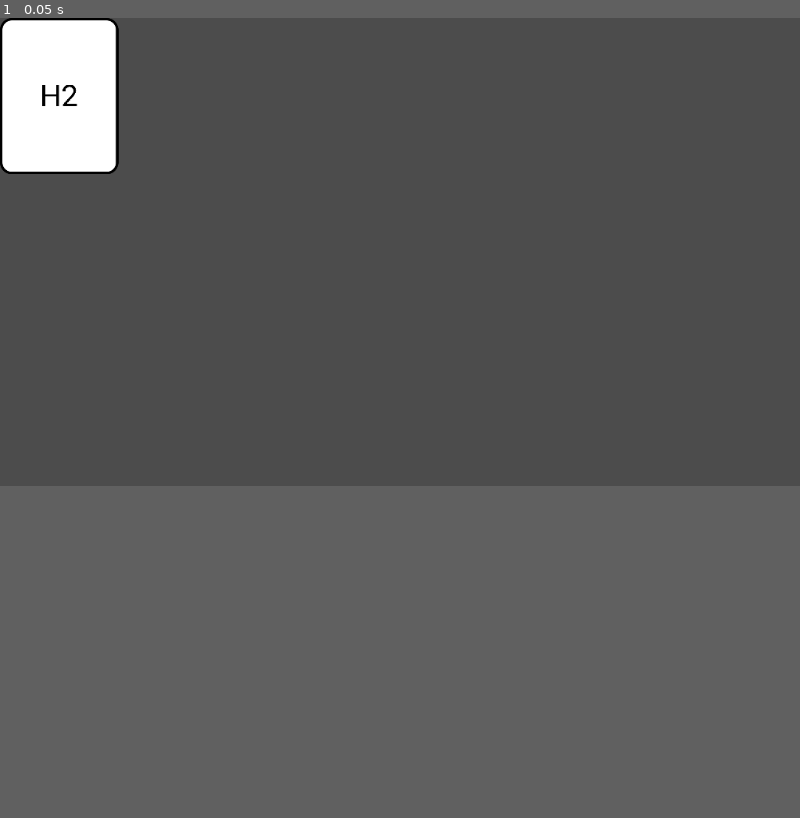
Above: before the commit, frame 1.
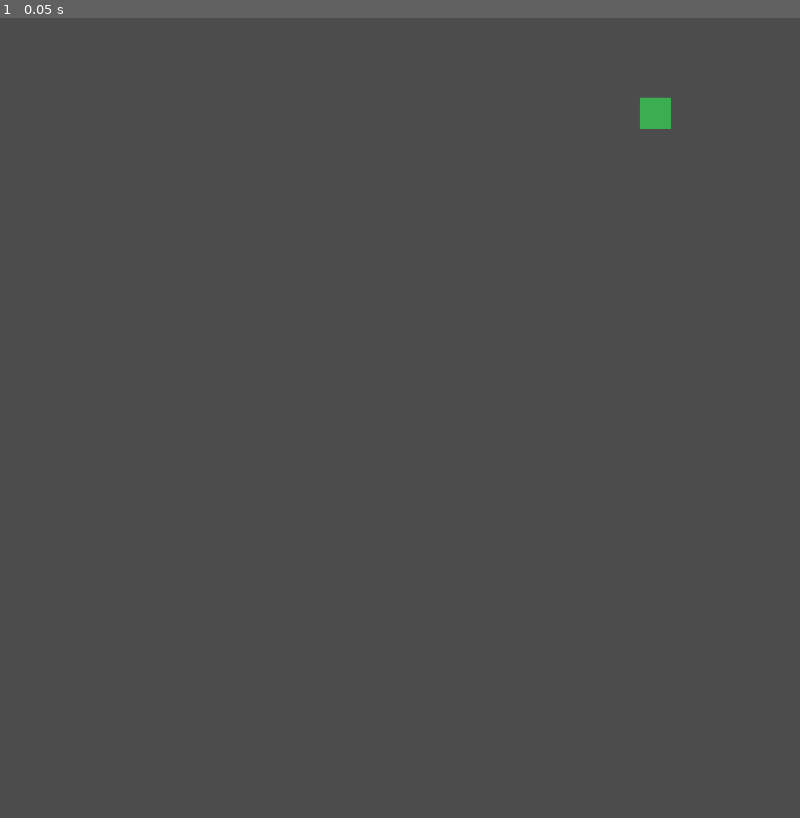
Above: after the commit, the same moment.

Repository: justin-calleja/Blackjack
Game: Godot game, scene res://scenes/game/tmp.tscn
Same seed, same stepped clock (60 frames per second), same inputs: the game is played once before the commit and once after it. Before the commit the project starts from res://scenes/deck/deck.tscn.
Inputs:
- Up to frame 1 (0.05 s): no input
In our replay, the window is 800x468 before the commit and 800x800 after it. These sizes can differ from the game's own. Grey fills any space a smaller window leaves; there, only what the larger window draws over its background counts as a difference.

The runs differ from the first frame. In frame 1, 3.0% of the frame differs, in the area x 0-84%, y 0-20%.

Commit message:
Save work

Diff:
--- /dev/null
+++ b/assets/2_club.svg
@@ -0,0 +1,29 @@
+<?xml version="1.0" encoding="utf-8"?>
+<svg xmlns="http://www.w3.org/2000/svg" xmlns:xlink="http://www.w3.org/1999/xlink">
+    <g id="base">
+        <path style="fill:#fff;stroke:#000;stroke-width:2.5" d="M 0,0C0,3.78 3.09,6.87 6.87,6.87L159.715,6.87C163.485,6.87 166.575,3.78 166.575,0L166.575,-228.4C166.575,-232.18 163.485,-235.27 159.715,-235.27L6.87,-235.27C3.09,-235.27 0,-232.18 0,-228.4L0,0 z"/>
+    </g>
+    <g id="n_2">
+        <text transform="scale(0.56453 1.05741)" font-family="Bitstream Vera Serif" font-weight="bold" font-size="43">
+            2
+        </text>
+    </g>
+    <g id="club">
+        <path d="M3.35,4.66c0-1.81-1.51-3.28-3.38-3.28s-3.38,1.47-3.38,3.28c0,1.81,1.51,3.28,3.38,3.28S3.35,6.47,3.35,4.66z"/>
+        <path d="M7.71-1.55c0-1.81-1.51-3.28-3.38-3.28S0.95-3.36,0.95-1.55c0,1.81,1.51,3.28,3.38,3.28S7.71,0.26,7.71-1.55z"/>
+        <path d="M-0.95-1.57c0-0.66-0.2-1.28-0.55-1.8c-0.6-0.89-1.65-1.48-2.83-1.48c-1.87,0-3.38,1.47-3.38,3.28 	c0,1.81,1.51,3.28,3.38,3.28S-0.95,0.24-0.95-1.57z"/>
+        <path d="M3.94-7.94c-1.67,0-2.55,1.36-3.01,2.72C0.47-3.86,0.43-2.5,0.43-2.5h-0.86c0,0-0.16-5.43-3.5-5.44H3.94z"/>
+        <path d="M-2.32,2.25c1.9-1.9,1.9-4.75,1.9-4.75l0.85-0.01c0,0,0,2.91,1.85,4.76"/>
+        <path d="M-1.94-3.85c1.9,1.9,4.75,1.9,4.75,1.9v0.85c0,0-2.91,0-4.76,1.85"/>
+        <path d="M1.87-3.86c-1.9,1.9-4.75,1.9-4.75,1.9v0.85c0,0,2.91,0,4.76,1.85"/>
+    </g>
+    <g id="2_club">
+        <use xlink:href="#base" x="167.575" y="0"/>
+        <use xlink:href="#n_2" x="171.575" y="-199.117"/>
+        <use xlink:href="#n_2" x="331.15" y="-30.28" transform="rotate(180,331.15,-30.28)"/>
+        <use xlink:href="#club" x="181.225" y="-185.117" transform="rotate(180,181.225,-185.117)"/>
+        <use xlink:href="#club" x="321.5" y="-44.28"/>
+        <use xlink:href="#club" x="104.734" y="-14.599" transform="scale(2.4)"/>
+        <use xlink:href="#club" x="104.734" y="-82.7125" transform="scale(2.4) rotate(180,104.734,-82.7125)"/>
+    </g>
+</svg>
--- /dev/null
+++ b/assets/card.svg
@@ -0,0 +1,9 @@
+<?xml version="1.0" encoding="UTF-8"?>
+<svg width="250px" height="400px" viewBox="0 0 250 400" version="1.1" xmlns="http://www.w3.org/2000/svg" xmlns:xlink="http://www.w3.org/1999/xlink">
+    <!-- Generator: Sketch 56.3 (81716) - https://sketch.com -->
+    <title>Rectangle</title>
+    <desc>Created with Sketch.</desc>
+    <g id="Page-1" stroke="none" stroke-width="1" fill="none" fill-rule="evenodd">
+        <rect id="Rectangle" fill="#FFFFFF" x="0" y="0" width="250" height="400" rx="12"></rect>
+    </g>
+</svg>
--- a/project.godot
+++ b/project.godot
@@ -16,13 +16,17 @@
 [application]
 
 config/name="Blackjack"
-run/main_scene="res://scenes/deck/deck.tscn"
+run/main_scene="res://scenes/game/tmp.tscn"
 config/icon="res://icon.png"
 
 [autoload]
 
 utils="*res://utils.gd"
 
+[display]
+
+window/size/height=1024
+
 [rendering]
 
 environment/default_environment="res://default_env.tres"
--- a/scenes/card/card.tscn
+++ b/scenes/card/card.tscn
@@ -1,16 +1,16 @@
 [gd_scene load_steps=5 format=2]
 
-[ext_resource path="res://assets/card.png" type="Texture" id=1]
+[ext_resource path="res://assets/card.svg" type="Texture" id=1]
 [ext_resource path="res://assets/Roboto-Regular.ttf" type="DynamicFontData" id=2]
 [ext_resource path="res://scenes/card/card.gd" type="Script" id=3]
 
 [sub_resource type="DynamicFont" id=1]
-size = 96
+size = 80
 font_data = ExtResource( 2 )
 
 [node name="Card" type="TextureRect"]
-margin_right = 379.0
-margin_bottom = 501.0
+margin_right = 250.0
+margin_bottom = 400.0
 rect_scale = Vector2( 0.4, 0.4 )
 texture = ExtResource( 1 )
 script = ExtResource( 3 )
--- /dev/null
+++ b/scenes/card/png_card.gd
@@ -0,0 +1,6 @@
+extends TextureRect
+
+
+# Called when the node enters the scene tree for the first time.
+func _ready():
+	pass
--- /dev/null
+++ b/scenes/card/png_card.tscn
@@ -0,0 +1,11 @@
+[gd_scene load_steps=2 format=2]
+
+[ext_resource path="res://scenes/card/png_card.gd" type="Script" id=1]
+
+[node name="PngCard" type="TextureRect"]
+margin_right = 169.0
+margin_bottom = 245.0
+script = ExtResource( 1 )
+__meta__ = {
+"_edit_use_anchors_": false
+}
--- /dev/null
+++ b/scenes/deck/Tool.gd
@@ -0,0 +1,16 @@
+extends Node2D
+
+
+# Declare member variables here. Examples:
+# var a = 2
+# var b = "text"
+
+
+# Called when the node enters the scene tree for the first time.
+func _ready():
+	pass # Replace with function body.
+
+
+# Called every frame. 'delta' is the elapsed time since the previous frame.
+#func _process(delta):
+#	pass
--- a/scenes/deck/deck.gd
+++ b/scenes/deck/deck.gd
@@ -1,19 +1,68 @@
 extends Node2D
 
-var Card = preload("res://scenes/card/card.tscn")
+var CARDS = {
+	"king_diamond": preload("res://assets/cards/king_diamond.png"),
+	"1_club": preload("res://assets/cards/1_club.png"),
+	"1_diamond": preload("res://assets/cards/1_diamond.png"),
+	"1_heart": preload("res://assets/cards/1_heart.png"),
+	"1_spade": preload("res://assets/cards/1_spade.png"),
+	"2_club": preload("res://assets/cards/2_club.png"),
+	"2_diamond": preload("res://assets/cards/2_diamond.png"),
+	"2_heart": preload("res://assets/cards/2_heart.png"),
+	"2_spade": preload("res://assets/cards/2_spade.png"),
+	"3_club": preload("res://assets/cards/3_club.png"),
+	"3_diamond": preload("res://assets/cards/3_diamond.png"),
+	"3_heart": preload("res://assets/cards/3_heart.png"),
+	"3_spade": preload("res://assets/cards/3_spade.png"),
+	"4_club": preload("res://assets/cards/4_club.png"),
+	"4_diamond": preload("res://assets/cards/4_diamond.png"),
+	"4_heart": preload("res://assets/cards/4_heart.png"),
+	"4_spade": preload("res://assets/cards/4_spade.png"),
+	"5_club": preload("res://assets/cards/5_club.png"),
+	"5_diamond": preload("res://assets/cards/5_diamond.png"),
+	"5_heart": preload("res://assets/cards/5_heart.png"),
+	"5_spade": preload("res://assets/cards/5_spade.png"),
+	"6_club": preload("res://assets/cards/6_club.png"),
+	"6_diamond": preload("res://assets/cards/6_diamond.png"),
+	"6_heart": preload("res://assets/cards/6_heart.png"),
+	"6_spade": preload("res://assets/cards/6_spade.png"),
+	"7_club": preload("res://assets/cards/7_club.png"),
+	"7_diamond": preload("res://assets/cards/7_diamond.png"),
+	"7_heart": preload("res://assets/cards/7_heart.png"),
+	"7_spade": preload("res://assets/cards/7_spade.png"),
+	"8_club": preload("res://assets/cards/8_club.png"),
+	"8_diamond": preload("res://assets/cards/8_diamond.png"),
+	"8_heart": preload("res://assets/cards/8_heart.png"),
+	"8_spade": preload("res://assets/cards/8_spade.png"),
+	"9_club": preload("res://assets/cards/9_club.png"),
+	"9_diamond": preload("res://assets/cards/9_diamond.png"),
+	"9_heart": preload("res://assets/cards/9_heart.png"),
+	"9_spade": preload("res://assets/cards/9_spade.png"),
+	"10_club": preload("res://assets/cards/10_club.png"),
+	"10_diamond": preload("res://assets/cards/10_diamond.png"),
+	"10_heart": preload("res://assets/cards/10_heart.png"),
+	"10_spade": preload("res://assets/cards/10_spade.png"),
+	"back": preload("res://assets/cards/back.png"),
+	"jack_club": preload("res://assets/cards/jack_club.png"),
+	"jack_diamond": preload("res://assets/cards/jack_diamond.png"),
+	"jack_heart": preload("res://assets/cards/jack_heart.png"),
+	"jack_spade": preload("res://assets/cards/jack_spade.png"),
+	"king_club": preload("res://assets/cards/king_club.png"),
+	"king_heart": preload("res://assets/cards/king_heart.png"),
+	"king_spade": preload("res://assets/cards/king_spade.png"),
+	"queen_club": preload("res://assets/cards/queen_club.png"),
+	"queen_diamond": preload("res://assets/cards/queen_diamond.png"),
+	"queen_heart": preload("res://assets/cards/queen_heart.png"),
+	"queen_spade": preload("res://assets/cards/queen_spade.png")
+}
+
+var PngCard: PackedScene = preload("res://scenes/card/png_card.tscn")
 
 
-# Called when the node enters the scene tree for the first time.
 func _ready():
-	var card = utils.add_scene(Card)
-	card.set_text("H2")
-
-
-#func new_card():
-#	var card = Card.instance()
-#	card.set_text("H1")
-#	add_child(card)
-##	self.add_child(card)
+	var card: TextureRect = utils.add_scene(PngCard)
+	card.texture = CARDS["3_spade"]
+#	var card = PngCard.instance()
 
 # Called every frame. 'delta' is the elapsed time since the previous frame.
 #func _process(delta):
--- a/scenes/deck/deck.tscn
+++ b/scenes/deck/deck.tscn
@@ -1,6 +1,7 @@
 [gd_scene load_steps=2 format=2]
 
-[ext_resource path="res://scenes/deck/deck.gd" type="Script" id=1]
+[ext_resource path="res://scenes/deck/old-deck.gd" type="Script" id=1]
+
 
 [node name="Deck" type="Node2D"]
 script = ExtResource( 1 )
--- /dev/null
+++ b/scenes/deck/deck_tool.gd
@@ -0,0 +1,9 @@
+tool
+extends Node
+
+export (PoolVector2Array) var targets = []
+
+func _get_configuration_warning():
+	if targets.size() == 0:
+		return 'Cannot have a deck with no targets to serve cards to.'
+	return ''
--- /dev/null
+++ b/scenes/deck/old-deck.gd
@@ -0,0 +1,20 @@
+extends Node2D
+
+var Card = preload("res://scenes/card/card.tscn")
+
+
+# Called when the node enters the scene tree for the first time.
+func _ready():
+	var card = utils.add_scene(Card)
+	card.set_text("H2")
+
+
+#func new_card():
+#	var card = Card.instance()
+#	card.set_text("H1")
+#	add_child(card)
+##	self.add_child(card)
+
+# Called every frame. 'delta' is the elapsed time since the previous frame.
+#func _process(delta):
+#	pass
--- /dev/null
+++ b/scenes/deck/png_deck.tscn
@@ -0,0 +1,20 @@
+[gd_scene load_steps=3 format=2]
+
+[ext_resource path="res://scenes/deck/deck_tool.gd" type="Script" id=1]
+[ext_resource path="res://scenes/deck/deck.gd" type="Script" id=2]
+
+[node name="Tool" type="Node2D"]
+script = ExtResource( 1 )
+
+[node name="Deck" type="Node2D" parent="."]
+script = ExtResource( 2 )
+
+[node name="ColorRect" type="ColorRect" parent="."]
+margin_right = 40.0
+margin_bottom = 40.0
+color = Color( 0.235294, 0.686275, 0.32549, 1 )
+__meta__ = {
+"_edit_use_anchors_": false
+}
+
+[node name="Tween" type="Tween" parent="."]
--- a/scenes/game/game.gd
+++ b/scenes/game/game.gd
@@ -1,7 +1,7 @@
 extends Node2D
 
 
-onready var card = $Card
+onready var deck = $Deck
 
 
 
--- a/scenes/game/game.tscn
+++ b/scenes/game/game.tscn
@@ -1,9 +1,27 @@
 [gd_scene load_steps=3 format=2]
 
-[ext_resource path="res://scenes/card/card.tscn" type="PackedScene" id=1]
+[ext_resource path="res://scenes/deck/png_deck.tscn" type="PackedScene" id=1]
 [ext_resource path="res://scenes/game/game.gd" type="Script" id=2]
 
-[node name="Game" type="Node2D"]
+[node name="Game" type="Control"]
+anchor_left = 0.5
+anchor_top = 0.5
+anchor_right = 0.5
+anchor_bottom = 0.5
+margin_left = -512.0
+margin_top = -512.0
+margin_right = 512.0
+margin_bottom = 512.0
+size_flags_horizontal = 3
+size_flags_vertical = 3
 script = ExtResource( 2 )
+__meta__ = {
+"_edit_use_anchors_": false
+}
 
-[node name="Card" parent="." instance=ExtResource( 1 )]
+[node name="Deck" parent="." instance=ExtResource( 1 )]
+anchor_right = 0.8
+margin_left = 915.092
+margin_top = 47.7628
+margin_right = 95.8924
+margin_bottom = 47.7628
--- /dev/null
+++ b/scenes/game/tmp.tscn
@@ -0,0 +1,21 @@
+[gd_scene load_steps=2 format=2]
+
+[ext_resource path="res://scenes/deck/png_deck.tscn" type="PackedScene" id=1]
+
+[node name="Control" type="Control"]
+anchor_right = 1.0
+anchor_bottom = 1.0
+__meta__ = {
+"_edit_use_anchors_": false
+}
+
+[node name="Control" type="Control" parent="."]
+anchor_left = 0.8
+anchor_top = 0.1
+anchor_right = 0.8
+anchor_bottom = 0.1
+margin_right = 40.0
+margin_bottom = 40.0
+
+[node name="Deck" parent="Control" instance=ExtResource( 1 )]
+targets = PoolVector2Array( 0, 0 )
Not shown, added: assets/2_club.svg.import
Not shown, added: assets/card.svg.import
Binary file added: assets/cards/10_club.png
Not shown, added: assets/cards/10_club.png.import
Binary file added: assets/cards/10_diamond.png
Not shown, added: assets/cards/10_diamond.png.import
Binary file added: assets/cards/10_heart.png
Not shown, added: assets/cards/10_heart.png.import
Binary file added: assets/cards/10_spade.png
Not shown, added: assets/cards/10_spade.png.import
Binary file added: assets/cards/1_club.png
Not shown, added: assets/cards/1_club.png.import
(and 98 more such lines)
